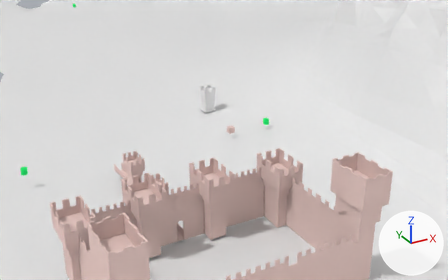
Renders of the Blender file EINDESPRINTS/Sprint 3/TowerRangers.blend from each side of a commit.
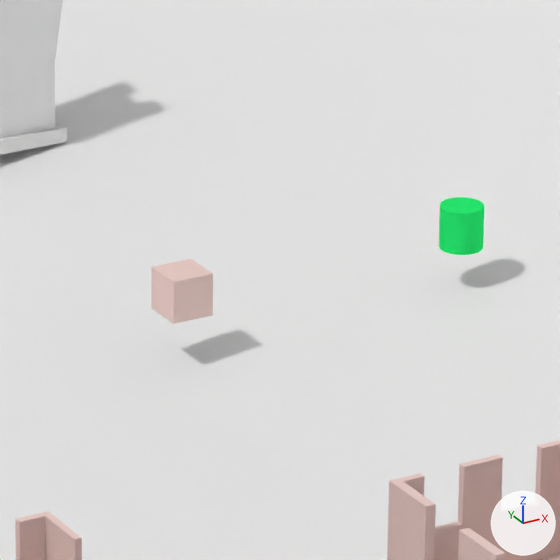
Old and new are each drawn from a 50 mm lens placed at (-98.8, -180.9, 95.4), pointed at (-4.4, -9.4, 9.6) and again close up on the part from 46% to 62% of the width and 33% to 58% of the height. The axes (+X, +Y, +Z) are drawn at lower right. The lights are the same throughout.

Script lines for the objects in view, before the commit:
```python
me_cube_003 = bpy.data.meshes.new('Cube.003')
me_cube_003.from_pydata(...)  # 117 vertices, 114 faces, 1 loose edge; spans x -1.23..1.22, y -1.2..1.24, z 0.02..4.84
me_cube_003.materials.append(mat_stonetower_001)  # its picture is missing
me_cube_010 = bpy.data.meshes.new('Cube.010')
me_cube_010.from_pydata(...)  # a box spanning x -1.0..1.0, y -1.0..1.0, z -1.0..1.0
me_cube_010.materials.append(mat_cen_skin_001)  # its picture is missing
me_plane_004 = bpy.data.meshes.new('Plane.004')
me_plane_004.from_pydata(...)  # 4901 vertices, 4653 faces; spans x -4.57..4.86, y -5.54..5.38, z -0.3..1.22
ob_defenderplayer = bpy.data.objects.new('defenderPlayer', me_cube_010)
ob_defenderplayer.location = (0.14, -6.04, 11.36)
ob_stonetower = bpy.data.objects.new('StoneTower', me_cube_003)
ob_stonetower.location = (4.66, 19.97, 9.19)
ob_stonetower.scale = (1.94, 1.94, 1.94)
ob_terrain = bpy.data.objects.new('Terrain', me_plane_004)
ob_terrain.location = (0.0, 0.0, 0.0)
ob_terrain.scale = (63.1, 63.1, 63.1)
# also in view: 'SpawnPointEast' at (13.3, -8.2, 12.7); 'Base' at (-42.4, -51.7, 21.7)
```
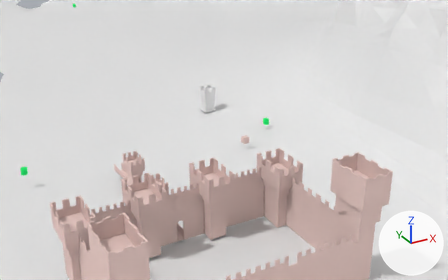
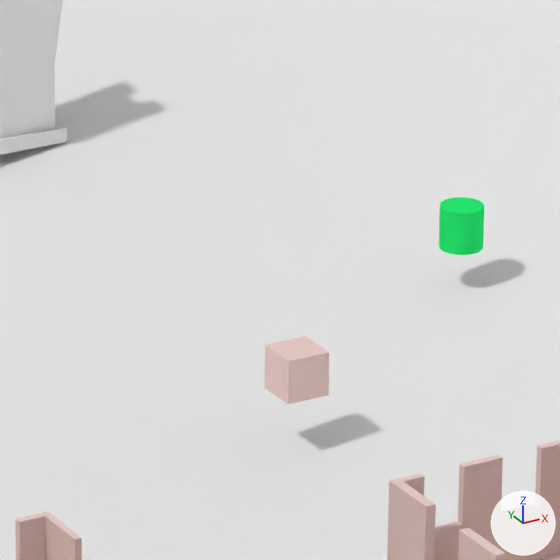
Edits to the scene script, one JSON object a line:
```json
{"op": "set", "path": "ob_defenderplayer.location", "old": "(0.14, -6.04, 11.36)", "new": "(0.14, -16.0, 11.36)"}
```

Location of each change, (x1, y1, x2, y2) in pixels of the close-ups (560 x 560 px):
```json
{"object": "defenderPlayer", "change": "moved", "before": [151, 259, 213, 324], "after": [264, 336, 329, 404]}
```
